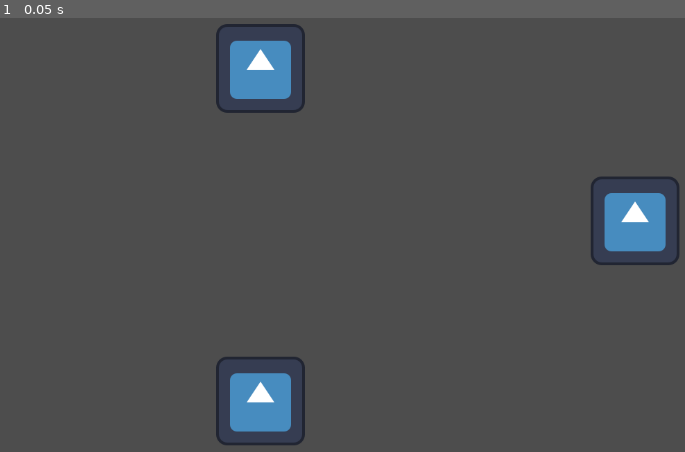
Above: before the commit, frame 1.
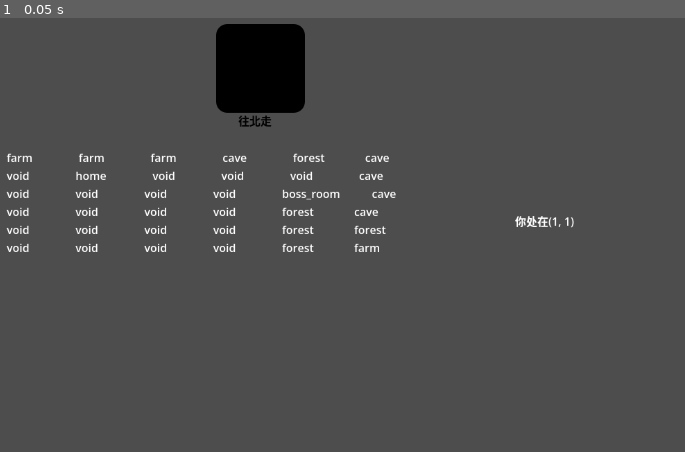
Above: after the commit, the same moment.

Repository: Misakait/CUSGA
Game: Godot game, scene res://scenes/map_scenes/map_control.tscn
Same seed, same stepped clock (60 frames per second), same inputs: the game is played once before the commit and once after it. The project has no main scene, so this scene is started directly. The engine's default icon, where the game draws it, is replaced by a stand-in: a white triangle on a blue panel in a dark square.
Inputs:
- Up to frame 1 (0.05 s): no input

The runs differ from the first frame. In frame 1, 7.2% of the frame differs, in the area x 0-100%, y 1-99%.

Commit message:
我没辙了

Diff:
--- a/scenes/map_scenes/map_control.tscn
+++ b/scenes/map_scenes/map_control.tscn
@@ -25,8 +25,17 @@
 script = ExtResource("5_vtfeq")
 
 [node name="UpButton" type="Sprite2D" parent="MapButton" unique_id=621745549]
+modulate = Color(0, 0, 0, 1)
 position = Vector2(540, 80)
 texture = ExtResource("6_2263r")
+
+[node name="Label" type="Label" parent="MapButton/UpButton" unique_id=618818774]
+offset_left = -32.0
+offset_top = 63.0
+offset_right = 16.0
+offset_bottom = 86.0
+theme_override_colors/font_color = Color(18.892002, 18.892002, 18.892002, 1)
+text = "往北走"
 
 [node name="UpButton" type="LinkButton" parent="MapButton/UpButton" unique_id=46749410]
 anchors_preset = 15
@@ -40,6 +49,7 @@
 grow_vertical = 2
 
 [node name="RightButton" type="Sprite2D" parent="MapButton" unique_id=629088341]
+modulate = Color(0, 0, 0, 1)
 position = Vector2(1080, 300)
 texture = ExtResource("6_2263r")
 
@@ -54,7 +64,15 @@
 grow_horizontal = 2
 grow_vertical = 2
 
+[node name="RichTextLabel" type="RichTextLabel" parent="MapButton/RightButton" unique_id=1632619317]
+offset_left = -27.0
+offset_top = -91.0
+offset_right = 40.0
+offset_bottom = -51.0
+text = "往东走"
+
 [node name="DownButton" type="Sprite2D" parent="MapButton" unique_id=1992184109]
+modulate = Color(0, 0, 0, 1)
 position = Vector2(540, 560)
 texture = ExtResource("6_2263r")
 
@@ -70,7 +88,15 @@
 grow_vertical = 2
 metadata/_edit_use_anchors_ = true
 
+[node name="Label" type="Label" parent="MapButton/DownButton" unique_id=912938047]
+offset_left = -25.0
+offset_top = -90.0
+offset_right = 15.0
+offset_bottom = -67.0
+text = "往南走"
+
 [node name="LeftButton" type="Sprite2D" parent="MapButton" unique_id=438457492]
+modulate = Color(0, 0, 0, 1)
 position = Vector2(80, 300)
 texture = ExtResource("6_2263r")
 
@@ -85,6 +111,26 @@
 grow_horizontal = 2
 grow_vertical = 2
 metadata/_edit_use_anchors_ = true
+
+[node name="Label" type="Label" parent="MapButton/LeftButton" unique_id=1293644864]
+offset_left = -25.0
+offset_top = -93.0
+offset_right = 15.0
+offset_bottom = -70.0
+text = "往西走"
+
+[node name="Label" type="Label" parent="MapButton" unique_id=1881193908]
+offset_left = 907.0
+offset_top = 288.0
+offset_right = 955.0
+offset_bottom = 311.0
+text = "你处在"
+
+[node name="Label2" type="Label" parent="MapButton" unique_id=2054102133]
+offset_left = 174.0
+offset_top = 197.0
+offset_right = 942.0
+offset_bottom = 458.0
 
 [node name="MapInstantiator" type="Node2D" parent="." unique_id=950670003]
 script = ExtResource("3_2r3ie")
--- a/scenes/map_scenes/map_son_scenes/map_boss_room.tscn
+++ b/scenes/map_scenes/map_son_scenes/map_boss_room.tscn
@@ -1,3 +1,6 @@
 [gd_scene format=3 uid="uid://bpd2bncemempm"]
 
+[ext_resource type="Script" uid="uid://ly8agrcpxa1o" path="res://scripts/map_scripts/map_son_scripts/map_boss_room.gd" id="1_fplxy"]
+
 [node name="MapBossRoom" type="Node2D" unique_id=2063223928]
+script = ExtResource("1_fplxy")
--- a/scripts/map_scripts/map_button.gd
+++ b/scripts/map_scripts/map_button.gd
@@ -15,6 +15,14 @@
 	update_scene_button(current_position)
 
 func update_scene_button(position: Vector2i):
+
+	#画地图
+	get_node("Label").text = "你处在" + str(position)
+	get_node("Label2").text = ""
+	for row in map_position_create.map:
+		for col in row:
+			get_node("Label2").text += "%-20s" % col
+		get_node("Label2").text += '\n'
 
 	#更新自身位置
 	current_position = position
--- a/scripts/map_scripts/map_position_create.gd
+++ b/scripts/map_scripts/map_position_create.gd
@@ -5,7 +5,7 @@
 @export var map_len_x: int
 @export var map_len_y: int
 
-var max_dis_from_home: int
+var max_dis_from_home: int = 0
 var max_dis_from_home_point: Array = [1,1]
 
 #记录房间之间的链接{vector2i : [1,1,1,1]}
@@ -14,6 +14,9 @@
 var map: Array
 var change_x: Array = [-1,0,1,0]
 var change_y: Array = [0,1,0,-1]
+
+var percent_road: int = 10;
+var percent_road_now: int = 10;
 
 func _ready() -> void:
 
@@ -26,7 +29,9 @@
 	map[1][1] = "home"
 
 	while map_types_ref.get_map_count_now() > 0:
-		dfs_create_map(max_dis_from_home_point, max_dis_from_home)
+		percent_road_now -= 1
+		dfs_create_map(max_dis_from_home_point, max_dis_from_home, 4)
+
 	map[max_dis_from_home_point[0]][max_dis_from_home_point[1]] = "boss_room"
 
 
@@ -43,7 +48,7 @@
 	#print(map_types_ref.map_type_now)
 
 #构建二维数组地图
-func dfs_create_map(start_point: Array, dis: int, last_scene_come_here_by: int = 3):
+func dfs_create_map(start_point: Array, dis: int, last_scene_come_here_by: int):
 
 	var scene_connect: Array = [0,0,0,0]
 
@@ -57,8 +62,6 @@
 			scene_connect[0] = 1
 		3:
 			scene_connect[1] = 1
-		4:
-			print("这是第一个房间")
 		_:
 			print("游戏出问题了")
 
@@ -89,9 +92,8 @@
 #是否创建场景
 func if_create(x: int, y: int):
 	if x >= 0 && y >= 0 && x <= map_len_x && y <= map_len_y && map[x][y] == "void":
-		if randi() % 2 == 0 && map_types_ref.get_map_count_now() > 0:
+		if randi() % percent_road_now == 0 && map_types_ref.get_map_count_now() > 0:
 			return true
-
 	return false
 
 #创建什么场景
@@ -100,7 +102,6 @@
 
 		var randi_num = randi_range(0, map_types_ref.map_type.size() - 1)
 		var scene_name: String = map_types_ref.map_type_index[randi_num]
-
 		if map_types_ref.map_type_now[scene_name] != 0:
 			map_types_ref.map_type_now[scene_name] -= 1
 			return scene_name
